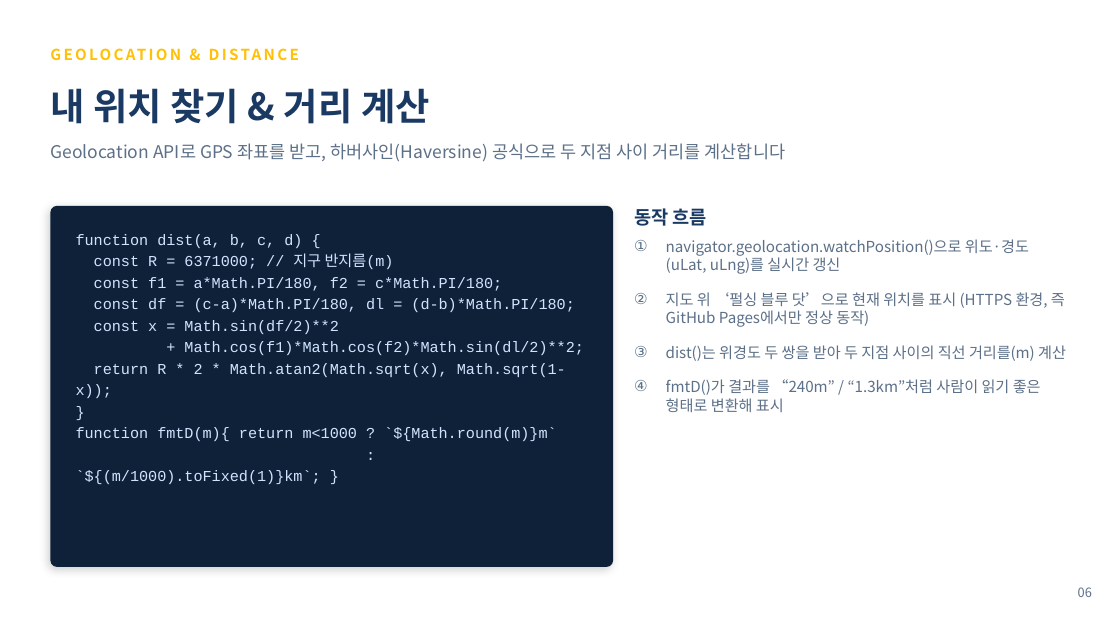
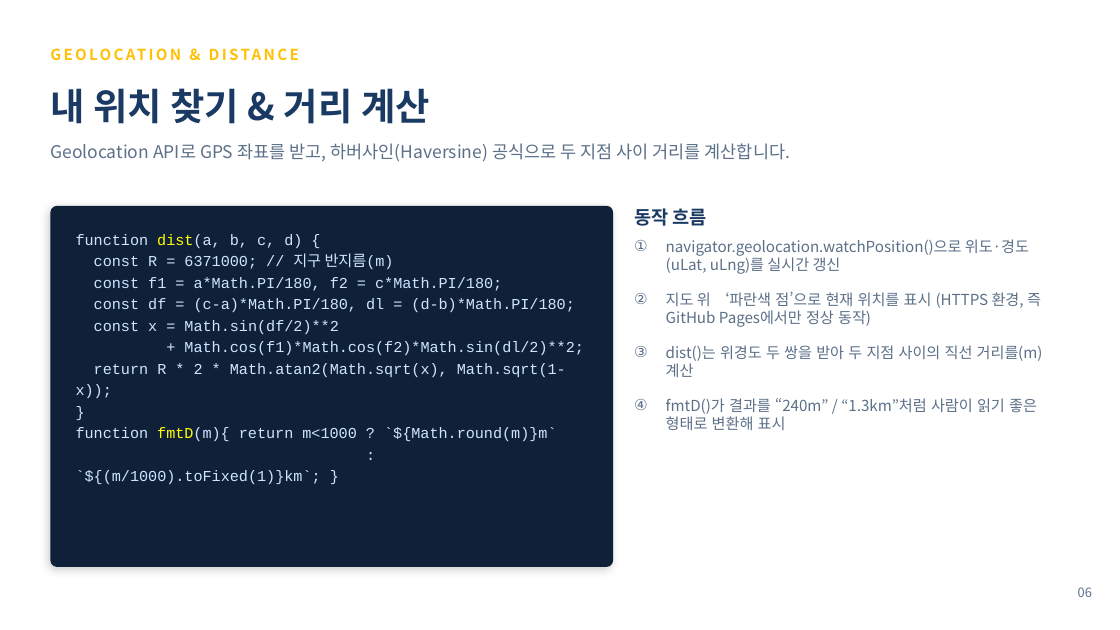
Before and after one commit to yejin2003/my-toilet-app, a slide deck: slide 6 of 어딨어_내_화장실_발표자료_최종.pptx. Drawn at 1120x630 pixels with LibreOffice and Linux fonts; fonts in the diff are those of the drawing. Boxes give left, top, right and bottom in pixels: in the first picture for what was removed or moved away, otherwise in the second. Text is boxed around its words. In the diff, an @@ line names an element or a change of style, - is before the commit and + after.

```diff
--- a/어딨어_내_화장실_발표자료_최종.pptx
+++ b/어딨어_내_화장실_발표자료_최종.pptx
@@ text at box(50, 143, 791, 161): text changed @@
-Geolocation API로 GPS 좌표를 받고, 하버사인(Haversine) 공식으로 두 지점 사이 거리를 계산합니다
+Geolocation API로 GPS 좌표를 받고, 하버사인(Haversine) 공식으로 두 지점 사이 거리를 계산합니다.
@@ text at box(76, 234, 557, 441): text colour #CFE3FF to #FFFF00 in "dist(a,", "fmtD(m){" @@
@@ text at box(666, 292, 1041, 327): text changed @@
-② 지도 위 ‘펄싱 블루 닷’으로 현재 위치를 표시 (HTTPS 환경, 즉 GitHub Pages에서만 정상 동작)
+② 지도 위 ‘파란색 점’으로 현재 위치를 표시 (HTTPS 환경, 즉 GitHub Pages에서만 정상 동작)
```
Also in this commit, not shown: 6 other slides changed.
